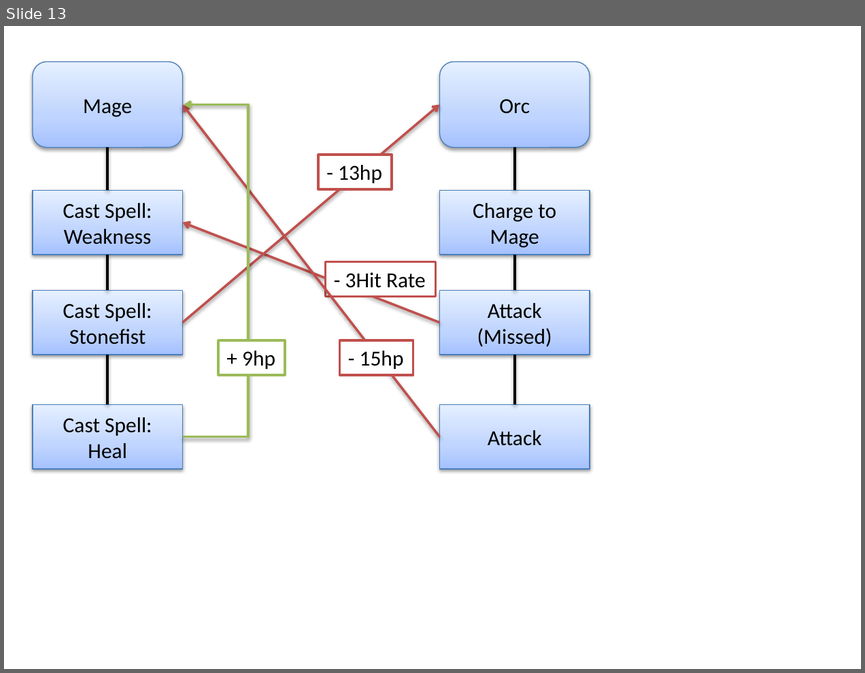
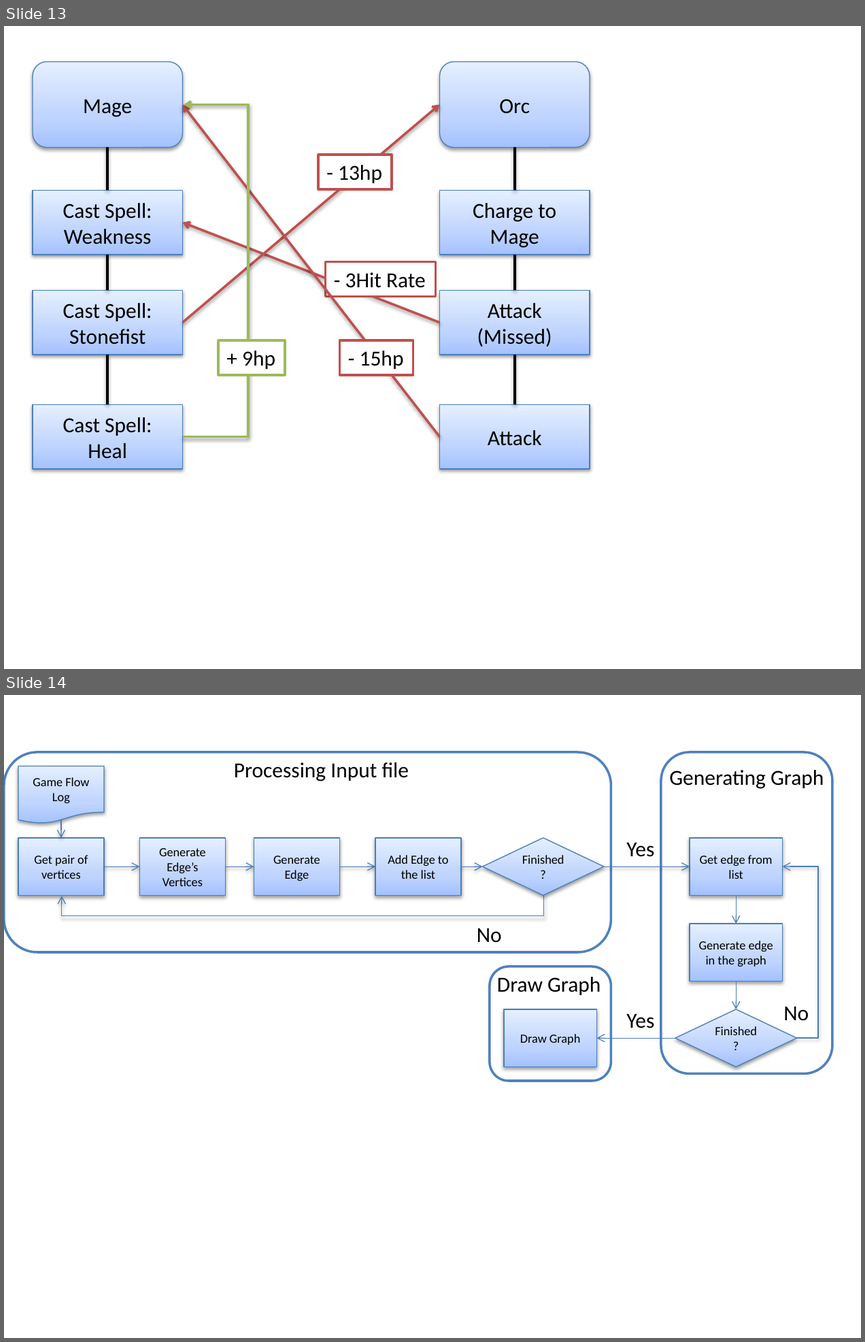
Before and after one commit to gems-uff/sdm, a slide deck: Documents/Dissertacao/dissertation_figures.pptx. Shown one above the other, each under a label of ours: slide 13 before the commit, slides 13 and 14 after it. The pictures are 865x673 and 865x1342 pixels, drawn with LibreOffice and Linux fonts; fonts in the diff are those of the drawing. Boxes give left, top, right and bottom in pixels: in the first picture for what was removed or moved away, otherwise in the second. Text is boxed around its words. In the diff, an @@ line names an element or a change of style, - is before the commit and + after.

Commit message:
Updated chapter 5 draft and added a new figure in dissertation_figures.pptx

```diff
--- a/Documents/Dissertacao/dissertation_figures.pptx
+++ b/Documents/Dissertacao/dissertation_figures.pptx
@@ slide 14 added at bbox=[4, 695, 861, 1338], background #FFFFFF @@
@@ rounded rectangle added at bbox=[4, 752, 611, 952], fill #FFFFFF, outline #4F81BD 2 pt @@
@@ rounded rectangle added at bbox=[661, 752, 832, 1074], fill #FFFFFF, outline #4F81BD 2 pt @@
@@ flow chart document added at bbox=[18, 766, 104, 824], fill gradient #A4C4FF to #BFD4FF to #E6EEFF, outline #4B7EBC 0.75 pt, 10.5 pt, text #000000 @@
+Game Flow Log
@@ text added at bbox=[234, 762, 409, 781], 18 pt, text #000000 @@
+Processing Input file
@@ text added at bbox=[669, 770, 823, 789], 18 pt, text #000000 @@
+Generating Graph
@@ arrow added from (61, 820) to (61, 838), #4B7EBC 0.75 pt @@
@@ rectangle added at bbox=[18, 838, 104, 896], fill gradient #A4C4FF to #BFD4FF to #E6EEFF, outline #4B7EBC 0.75 pt, 10.5 pt, text #000000 @@
+Get pair of vertices
@@ rectangle added at bbox=[139, 838, 225, 896], fill gradient #A4C4FF to #BFD4FF to #E6EEFF, outline #4B7EBC 0.75 pt, 10.5 pt, text #000000 @@
+Generate Edge’s Vertices
@@ rectangle added at bbox=[254, 838, 340, 896], fill gradient #A4C4FF to #BFD4FF to #E6EEFF, outline #4B7EBC 0.75 pt, 10.5 pt, text #000000 @@
+Generate Edge
@@ rectangle added at bbox=[375, 838, 461, 896], fill gradient #A4C4FF to #BFD4FF to #E6EEFF, outline #4B7EBC 0.75 pt, 10.5 pt, text #000000 @@
+Add Edge to the list
@@ diamond added at bbox=[482, 838, 604, 896], fill gradient #A4C4FF to #BFD4FF to #E6EEFF, outline #4B7EBC 0.75 pt, 10.5 pt, text #000000 @@
+Finished?
@@ text added at bbox=[626, 842, 654, 857], 18 pt, text #000000 @@
+Yes
@@ rectangle added at bbox=[689, 838, 782, 896], fill gradient #A4C4FF to #BFD4FF to #E6EEFF, outline #4B7EBC 0.75 pt, 10.5 pt, text #000000 @@
+Get edge from list
@@ arrow added from (104, 866) to (139, 866), #4B7EBC 0.75 pt @@
@@ arrow added from (225, 866) to (254, 866), #4B7EBC 0.75 pt @@
@@ arrow added from (340, 866) to (375, 866), #4B7EBC 0.75 pt @@
@@ arrow added from (461, 866) to (482, 866), #4B7EBC 0.75 pt @@
@@ arrow added from (604, 866) to (689, 866), #4B7EBC 0.75 pt @@
@@ elbow arrow added from (797, 1038) to (782, 866), #4B7EBC 0.75 pt @@
@@ elbow arrow added from (544, 895) to (61, 896), #4B7EBC 0.75 pt @@
@@ arrow added from (736, 896) to (736, 923), #4B7EBC 0.75 pt @@
@@ text added at bbox=[477, 928, 502, 943], 18 pt, text #000000 @@
+No
@@ rectangle added at bbox=[689, 923, 782, 981], fill gradient #A4C4FF to #BFD4FF to #E6EEFF, outline #4B7EBC 0.75 pt, 10.5 pt, text #000000 @@
+Generate edge in the graph
@@ rounded rectangle added at bbox=[490, 966, 611, 1081], fill #FFFFFF, outline #4F81BD 2 pt @@
@@ text added at bbox=[497, 977, 600, 995], 18 pt, text #000000 @@
+Draw Graph
@@ arrow added from (736, 981) to (736, 1009), #4B7EBC 0.75 pt @@
@@ rectangle added at bbox=[504, 1009, 596, 1067], fill gradient #A4C4FF to #BFD4FF to #E6EEFF, outline #4B7EBC 0.75 pt, 10.5 pt, text #000000 @@
+Draw Graph
@@ text added at bbox=[626, 1013, 654, 1028], 18 pt, text #000000 @@
+Yes
@@ diamond added at bbox=[675, 1009, 797, 1067], fill gradient #A4C4FF to #BFD4FF to #E6EEFF, outline #4B7EBC 0.75 pt, 10.5 pt, text #000000 @@
+Finished?
@@ text added at bbox=[783, 1006, 808, 1021], 18 pt, text #000000 @@
+No
@@ arrow added from (675, 1038) to (597, 1038), #4B7EBC 0.75 pt @@
```
Also in this commit, not shown: 1 other file.
